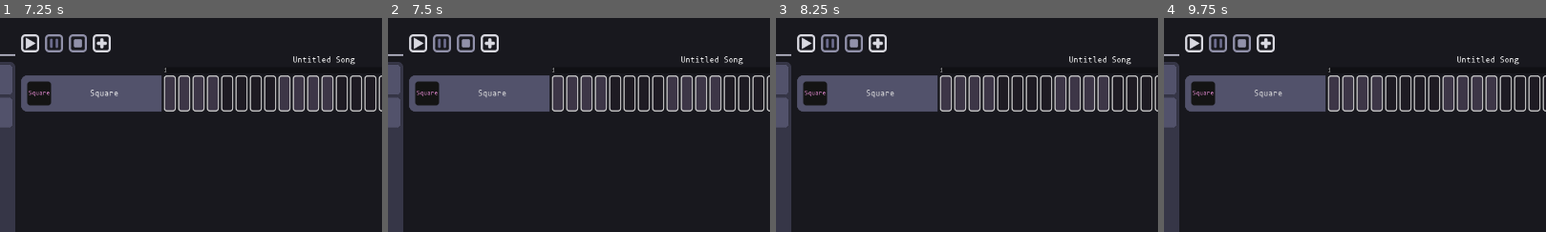
Above: before the commit, frames 1-4 (left to right).
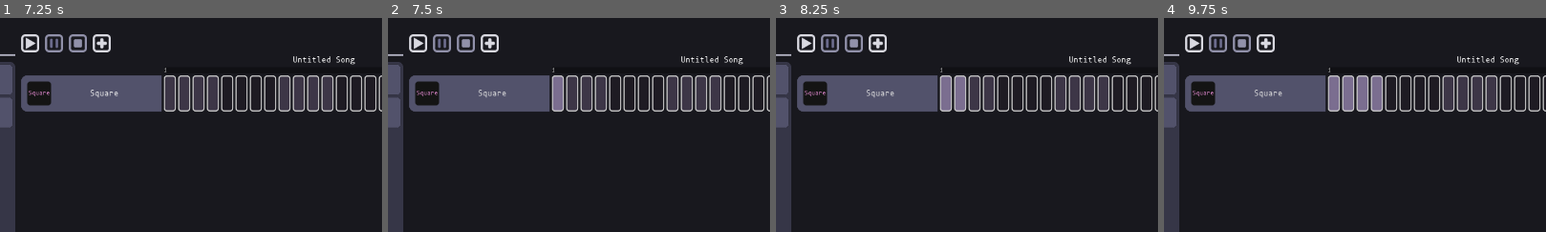
Above: after the commit, the same moments.

Repository: QuadCubedStudios/GoDAW
Game: Godot game, scene res://Main.tscn
Same seed, same stepped clock (60 frames per second), same inputs: the game is played once before the commit and once after it.
Inputs (mouse positions are % of the whole screen's width and height, from its top left):
- Up to frame 1 (7.25 s): click (21, 6) at 0.5 s; click (21, 6) at 1.25 s; click "File" at 2 s; click "Edit" at 2.75 s; click "View" at 3.5 s; click "TripleOsc" at 4.25 s; click "Square" at 5 s; click (31, 6) at 5.75 s; click "Square" at 6.5 s
- Up to frame 2 (7.5 s): click (40, 18) at 7.27 s
- Up to frame 3 (8.25 s): click (41, 18) at 8.02 s
- Up to frame 4 (9.75 s): click (43, 18) at 8.77 s; click (45, 18) at 9.52 s
The pictures show only the part of the screen within x 17-67%, y 0-50%; the shares and areas given below are measured in that part.

Frame 1 is identical in both runs. In frame 2, 0.4% of the frame differs, in the area x 43-46%, y 27-44%; in frame 3, 0.8%; in frame 4, 1.6%, in the area x 43-57%, y 27-44%.
Error before the commit: Invalid get index 'pressed' (on base: 'InputEventMouseMotion'). (res://Panels/SongEditor/SongEditor.gd:40)

Commit message:
Fix typo (#22)

Diff:
--- a/Panels/SongEditor/SongEditor.gd
+++ b/Panels/SongEditor/SongEditor.gd
@@ -37,7 +37,7 @@
 		segment_container.add_child(segment)
 
 func segment_input(event, segment: Button):
-	if event is InputEventMouseButton & event.pressed:
+	if event is InputEventMouseButton && event.is_pressed():
 		match event.button_index:
 			1:
 				segment.disabled = true
